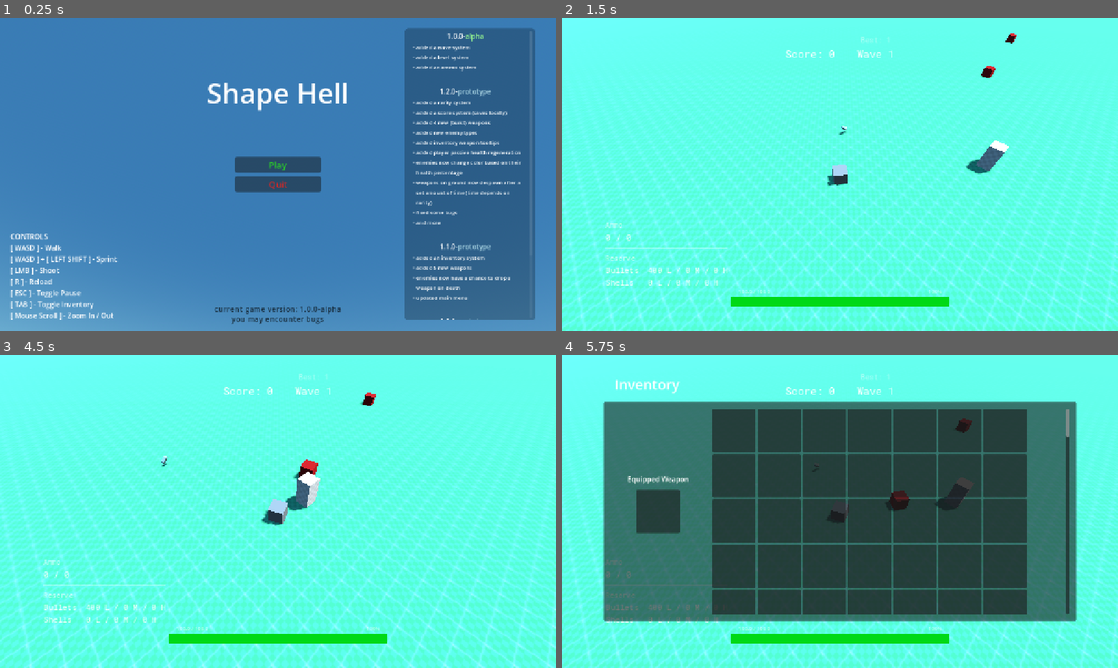
Above: before the commit, frames 1-4 (two rows, left to right).
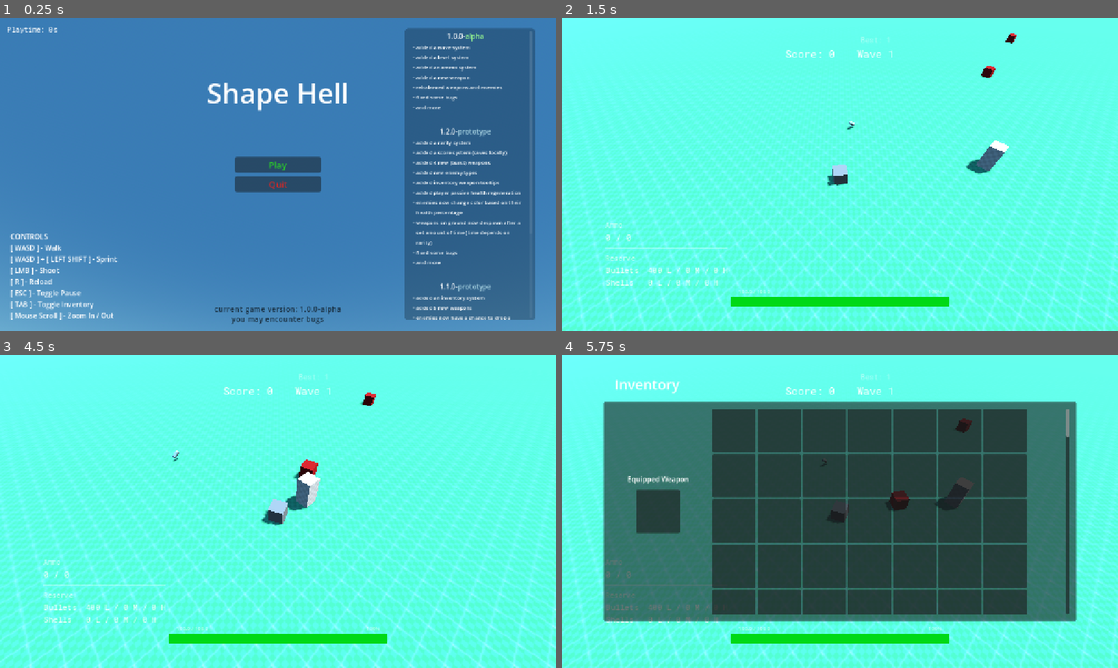
Above: after the commit, the same moments.

Repository: Denis-942/shape-hell
Game: Godot game, scene res://src/scenes/root.tscn
The game is run twice, just before and just after one commit, with the same random seed, the same clock (stepped at 60 frames per second) and the same inputs.
Inputs (mouse positions are in pixels of both pictures, inside the frame that each line leads up to):
- Up to frame 1 (0.25 s): no input
- Up to frame 2 (1.5 s): click "Play" at 0.5 s; move the mouse to (962, 158) at 1.27 s; hold D (right) from 1.28 s (still down); tap 1 (equip) at 1.35 s
- Up to frame 3 (4.5 s): move the mouse to (166, 527) at 2.02 s; release D (right) at 2.03 s; hold S (down) 2.03-2.78 s; tap 1 (equip) at 2.1, 3.05, 3.8 s; move the mouse to (333, 442) at 2.77 s; hold D (right) 2.78-3.53 s; hold Shift (sprint) 2.78-3.53 s; move the mouse to (250, 574) at 3.52 s; hold W (up) 3.53-4.28 s; click (250, 574) at 3.6 s; move the mouse to (444, 558) at 4.27 s; hold A (left) from 4.28 s (still down); tap Mouse wheel up (zoom_in) at 4.35 s
- Up to frame 4 (5.75 s): keep holding A (left); tap 1 (equip) at 4.55, 5.3 s; tap R (reload) at 4.9 s; move the mouse to (673, 464) at 5.02 s; tap Mouse wheel down (zoom_out) at 5.1 s; tap Tab (toggle_inventory) at 5.65 s

The runs differ from the first frame. In frame 1, 3.0% of the frame differs, in the area x 1-94%, y 2-97%; in frame 2, less than 0.1%; in frame 3, less than 0.1%; in frame 4, less than 0.1%.

Commit message:
Last commit for v1.0.0-alpha, finally, hope I didn't forget anything

Diff:
--- a/src/resources/shredder_weapon_data.tres
+++ b/src/resources/shredder_weapon_data.tres
@@ -19,8 +19,8 @@
 _single_rps = 150.0
 _single_fire_delay = 0.006666666666666667
 damage = SubResource("Resource_cysq1")
-max_ammo = 600
-reload_time = 5.0
+max_ammo = 1200
+reload_time = 6.0
 pierce = 5
 projectile_range = 25.0
 projectile_velocity = 70.0
--- a/src/scenes/root.tscn
+++ b/src/scenes/root.tscn
@@ -253,7 +253,7 @@
 visible = false
 texture = SubResource("GradientTexture2D_bhunq")
 
-[node name="CanvasLayer" type="CanvasLayer" parent="." uniqu …(139 unchanged characters)… "main_menu_best_wave_label", "main_menu_camera", "pause_menu", "pause_menu_resum …(661 unchanged characters)…
+[node name="CanvasLayer" type="CanvasLayer" parent="." uniqu …(139 unchanged characters)… "main_menu_best_wave_label", "main_menu_playtime_label", "main_menu_camera", "pause_menu", "pause_menu_resum …(661 unchanged characters)…
 process_mode = 3
 script = ExtResource("5_x75jv")
 main_menu = NodePath("Menus/MainMenu")
@@ -261,6 +261,7 @@
 main_menu_quit_button = NodePath("Menus/MainMenu/VBoxContainer/QuitButton")
 main_menu_high_score_label = NodePath("Menus/MainMenu/BestScores/HighScoreLabel")
 main_menu_best_wave_label = NodePath("Menus/MainMenu/BestScores/BestWaveLabel")
+main_menu_playtime_label = NodePath("Menus/MainMenu/PlaytimeLabel")
 main_menu_camera = NodePath("../Singletons/Game/MainMenuCamera")
 pause_menu = NodePath("Menus/PauseMenu")
 pause_menu_resume_button = NodePath("Menus/PauseMenu/VBoxContainer/ResumeButton")
@@ -606,6 +607,10 @@
 added a wave system
 added a level system
 added an ammo system
+added a new weapon
+rebalanced weapons and enemies
+fixed some bugs
+and more
 [/ul]
 [/font_size]
 [center]1.2.0-[color=light_blue]prototype[/color][/center][font_size=12][ul]
@@ -666,6 +671,15 @@
 you may encounter bugs"
 metadata/_custom_type_script = "uid://57nvopw0y6cr"
 
+[node name="PlaytimeLabel" type="Label" parent="CanvasLayer/Menus/MainMenu" unique_id=1499150989]
+layout_mode = 1
+offset_left = 16.0
+offset_top = 16.0
+offset_right = 151.0
+offset_bottom = 39.0
+theme_override_fonts/font = ExtResource("6_x75jv")
+text = "Playtime: 000s"
+
 [node name="PauseMenu" type="Control" parent="CanvasLayer/Menus" unique_id=901347754]
 visible = false
 layout_mode = 1
--- a/src/scenes/weapon_tooltip.tscn
+++ b/src/scenes/weapon_tooltip.tscn
@@ -17,17 +17,18 @@
 [sub_resource type="LabelSettings" id="LabelSettings_bhunq"]
 line_spacing = -2.0
 
-[node name="WeaponTooltip" type="Control" unique_id=1328970718 node_paths=PackedStringArray("weapon_name_label", "weapon_level_label", "rarity_label", "damage_label", "burst_label", "rpm_label", "max_ammo_label", "ammo_type_label", "ammo_we …(99 unchanged characters)…
+[node name="WeaponTooltip" type="Control" unique_id=1328970718 node_paths=PackedStringArray("weapon_name_label", "weapon_level_label", "rarity_label", "fire_type_label", "damage_label", "burst_label", "rpm_label", "ammo_label", "ammo_type_label", "ammo_we …(99 unchanged characters)…
 layout_mode = 3
 anchors_preset = 0
 script = ExtResource("1_nwery")
 weapon_name_label = NodePath("PanelContainer/VBoxContainer/NameLabel")
 weapon_level_label = NodePath("PanelContainer/VBoxContainer/Level")
 rarity_label = NodePath("PanelContainer/VBoxContainer/Rarity")
+fire_type_label = NodePath("PanelContainer/VBoxContainer/FireType")
 damage_label = NodePath("PanelContainer/VBoxContainer/Stats/Damage")
 burst_label = NodePath("PanelContainer/VBoxContainer/Stats/Burst")
 rpm_label = NodePath("PanelContainer/VBoxContainer/Stats/Rpm")
-max_ammo_label = NodePath("PanelContainer/VBoxContainer/Stats/MaxAmmo")
+ammo_label = NodePath("PanelContainer/VBoxContainer/Stats/Ammo")
 ammo_type_label = NodePath("PanelContainer/VBoxContainer/Stats/AmmoType")
 ammo_weight_label = NodePath("PanelContainer/VBoxContainer/Stats/AmmoWeight")
 reload_time_label = NodePath("PanelContainer/VBoxContainer/Stats/ReloadTime")
@@ -82,6 +83,16 @@
 autowrap_mode = 0
 horizontal_alignment = 1
 
+[node name="FireType" type="RichTextLabel" parent="PanelContainer/VBoxContainer" unique_id=759882142]
+layout_mode = 2
+theme_override_fonts/normal_font = ExtResource("2_pg1kh")
+theme_override_font_sizes/normal_font_size = 12
+bbcode_enabled = true
+text = "Single Fire"
+fit_content = true
+autowrap_mode = 0
+horizontal_alignment = 1
+
 [node name="Stats" type="VBoxContainer" parent="PanelContainer/VBoxContainer" unique_id=990561412]
 layout_mode = 2
 
@@ -112,12 +123,12 @@
 fit_content = true
 autowrap_mode = 0
 
-[node name="MaxAmmo" type="RichTextLabel" parent="PanelContainer/VBoxContainer/Stats" unique_id=703060607]
+[node name="Ammo" type="RichTextLabel" parent="PanelContainer/VBoxContainer/Stats" unique_id=703060607]
 layout_mode = 2
 theme_override_fonts/normal_font = ExtResource("2_pg1kh")
 theme_override_font_sizes/normal_font_size = 12
 bbcode_enabled = true
-text = "Max Ammo: x"
+text = "Ammo: x / x"
 fit_content = true
 autowrap_mode = 0
 
--- a/src/scripts/autoloads/utils.gd
+++ b/src/scripts/autoloads/utils.gd
@@ -10,20 +10,19 @@
 static func get_game_version() -> String:
 	return ProjectSettings.get_setting("application/config/version")
 
-static func get_game_version_pretty() -> String:
+static func _get_game_version_pretty() -> String:
 	var version: String = ProjectSettings.get_setting("application/config/version")
-	match version[-1]:
-		"p":
-			return "Prototype v%s" % version.trim_suffix("p")
-		"a":
-			return "Alpha v%s" % version.trim_suffix("a")
-		"b":
-			return "Beta v%s" % version.trim_suffix("b")
-		_ when version[-1].is_valid_int():
-			return "v%s" % version
-		_:
-			push_error("Incorrect game version format in ProjectSettings/application/config/version")
-			return ""
+	if version.ends_with("-prototype"):
+		return "Prototype v%s" % version.trim_suffix("-prototype")
+	elif version.ends_with("-alpha"):
+		return "Alpha v%s" % version.trim_suffix("-alpha")
+	elif version.ends_with("-beta"):
+		return "Beta v%s" % version.trim_suffix("-beta")
+	elif version[-1].is_valid_int():
+		return "v%s" % version
+	else:
+		push_warning("Incorrect game version format in ProjectSettings/application/config/version")
+		return "<error>"
 
 
 static func class_name_of(object: Object) -> StringName:
--- a/src/scripts/entity/player/player_inventory.gd
+++ b/src/scripts/entity/player/player_inventory.gd
@@ -57,9 +57,15 @@
 	__weapons[index] = weapon
 	index_changed.emit(index, weapon)
 
-func delete(index: int) -> void:
+func remove_at(index: int) -> void:
 	__weapons[index] = null
 	index_changed.emit(index, null)
+
+func clear() -> void:
+	for index: int in __weapons.size():
+		remove_at(index)
+	weapon_unequipped.emit(__equipped_weapon_data)
+	__equipped_weapon_data = null
 
 
 func equip(weapon: WeaponData) -> void:
--- a/src/scripts/singletons/game.gd
+++ b/src/scripts/singletons/game.gd
@@ -17,6 +17,7 @@
 signal score_changed(new_value: int)
 signal high_score_changed(new_value: int)
 signal best_wave_changed(new_value: int)
+signal playtime_changed(new_value_s: int)
 signal inventory_opened
 signal inventory_closed
 
@@ -79,6 +80,10 @@
 		else:
 			inst = value
 
+
+var _last_played_version: String
+
+
 var _playing: bool = false:
 	get:
 		return _playing
@@ -145,6 +150,15 @@
 	set(value):
 		_best_wave = value
 		best_wave_changed.emit(_best_wave)
+
+
+var _playtime: float:
+	get:
+		return _playtime
+	set(value):
+		_playtime = value
+		playtime_changed.emit(_playtime)
+
 
 
 var _wave_enemies_left: int:
@@ -170,10 +184,9 @@
 	_load_weapon_datas()
 	_enemy_kill_count = 0
 	_player_death_count = 0
-	_high_score = 0
-	_best_wave = 0
-
-	_spawn_starter_weapon()
+	# _high_score = 0
+	# _best_wave = 0
+	# _playtime = 0.0
 
 	go_to_main_menu()
 
@@ -187,8 +200,12 @@
 	await Utils.delay_frame()
 	_load_data()
 
-
-func _process(_delta: float) -> void:
+	_last_played_version = Utils.get_game_version()
+	print(_playtime)
+	print(_last_played_version)
+
+
+func _process(delta: float) -> void:
 	if Input.is_action_just_pressed("toggle_pause"):
 		if is_playing():
 			if not is_paused():
@@ -205,18 +222,22 @@
 				unpause()
 				inventory_closed.emit()
 
-
-func _notification(what: int) -> void:
-	if what == NOTIFICATION_WM_CLOSE_REQUEST:
-		quit()
+	_playtime += delta
+
+
+# func _notification(what: int) -> void:
+# 	if what == NOTIFICATION_WM_CLOSE_REQUEST:
+# 		quit()
 
 
 func start() -> void:
 	_score = 0
 	_enemy_kill_count = 0
 	_kill_all_enemies()
+	_clear_all_drops()
+	player.get_inventory().clear()
+	_spawn_starter_weapon()
 	player.global_position = Vector3(0, 2.0, 0)
-	#print.call_deferred(nodes.player.get_health())
 	player.heal(player.get_max_health())
 	_playing = true
 	_paused = false
@@ -270,6 +291,7 @@
 	player.level.set_value(_wave_number)
 	test_dummy.level.set_value(_wave_number)
 	wave_started.emit(_wave_number)
+	_save_data()
 
 
 func _start_next_wave() -> void:
@@ -292,14 +314,22 @@
 	_playing = false
 
 func quit() -> void:
+	get_tree().quit()
+
+
+func _exit_tree() -> void:
 	_save_data()
-	get_tree().quit()
 
 
 func _kill_all_enemies() -> void:
 	for entity: Entity in entity_holder.get_children():
 		if entity is Enemy:
 			entity.queue_free()
+
+func _clear_all_drops() -> void:
+	for drop: ItemDrop in item_holder.get_children():
+		if drop is ItemDrop:
+			drop.queue_free()
 
 
 func _load_weapon_datas() -> void:
@@ -349,8 +379,10 @@
 # temporary saving stuff
 func _save_data() -> void:
 	var config := ConfigFile.new()
-	config.set_value("general", "high_score", _high_score)
-	config.set_value("general", "best_wave", _best_wave)
+	config.set_value("stats", "high_score", _high_score)
+	config.set_value("stats", "best_wave", _best_wave)
+	config.set_value("stats", "playtime", _playtime)
+	config.set_value("general", "last_played_version", _last_played_version)
 	config.save_encrypted_pass(SAVE_LOAD_PATH, SAVE_LOAD_PASSWORD)
 
 # temporary loading stuff
@@ -361,15 +393,18 @@
 	if err != OK:
 		_high_score = 0
 		_best_wave = 0
-		print("fail")
+		_playtime = 0.0
+		push_warning("fail to load data")
 		return
 
-	_high_score = config.get_value("general", "high_score", 0)
-	_best_wave = config.get_value("general", "best_wave", 0)
+	_high_score = config.get_value("stats", "high_score", 0)
+	_best_wave = config.get_value("stats", "best_wave", 0)
+	_playtime = config.get_value("stats", "playtime", 0.0)
+	_last_played_version = config.get_value("general", "last_played_version", "")
 
 
 func _spawn_starter_weapon() -> void:
-	var item_pos := Vector3(randf_range(-3.0, 3.0), 2.0, randf_range(-7.0, -3.0))
+	var item_pos := Vector3(randf_range(-3.0, 3.0), 2.0, randf_range(-7.0, -5.0))
 	var weapon_data: WeaponData
 	# if OS.has_feature("editor"):
 	# 	weapon_data = test_weapon_data
--- a/src/scripts/singletons/ui.gd
+++ b/src/scripts/singletons/ui.gd
@@ -7,6 +7,7 @@
 @export var main_menu_quit_button: Button
 @export var main_menu_high_score_label: Label
 @export var main_menu_best_wave_label: Label
+@export var main_menu_playtime_label: Label
 @export var main_menu_camera: Camera3D
 
 @export_subgroup("Pause Menu", "pause_menu_")
@@ -94,6 +95,9 @@
 	Game.inst.score_changed.connect(_on_game_score_changed)
 	Game.inst.high_score_changed.connect(_on_game_high_score_changed)
 	Game.inst.best_wave_changed.connect(_on_game_best_wave_changed)
+	Game.inst.playtime_changed.connect(func(new_value_s: float) -> void:
+		main_menu_playtime_label.text = "Playtime: %ds" % int(new_value_s)
+		)
 	Game.inst.enemy_kill_count_changed.connect(func(value: int) -> void:
 		death_menu_enemy_kill_count_label.text = "Enemies killed in this life: %d" % value
 		)
--- a/src/scripts/ui/inventory_slot.gd
+++ b/src/scripts/ui/inventory_slot.gd
@@ -41,10 +41,10 @@
 			__EQUIP_ID:
 				var data := __inventory.get_equipped_weapon_data()
 				__inventory.equip(__inventory.at(__index))
-				__inventory.delete(__index)
+				__inventory.remove_at(__index)
 				__inventory.insert(__index, data)
 			__DELETE_ID:
-				__inventory.delete(__index)
+				__inventory.remove_at(__index)
 			__UNEQUIP_ID:
 				__inventory.unequip()
 		)
--- a/src/scripts/ui/weapon_tooltip.gd
+++ b/src/scripts/ui/weapon_tooltip.gd
@@ -5,10 +5,11 @@
 @export var weapon_name_label: Label
 @export var weapon_level_label: RichTextLabel
 @export var rarity_label: RichTextLabel
+@export var fire_type_label: RichTextLabel
 @export var damage_label: RichTextLabel
 @export var burst_label: RichTextLabel
 @export var rpm_label: RichTextLabel
-@export var max_ammo_label: RichTextLabel
+@export var ammo_label: RichTextLabel
 @export var ammo_type_label: RichTextLabel
 @export var ammo_weight_label: RichTextLabel
 @export var reload_time_label: RichTextLabel
@@ -25,13 +26,25 @@
 	rarity_label.text = "[color=%s]%s" % [
 		Game.RARITY_COLORS[data.rarity].to_html(),
 		Utils.enum_to_string(Game.Rarity)[data.rarity]]
+
+	var fire_type_string: String
+	if data.is_single_fire():
+		fire_type_string = "Single Fire"
+	elif data.is_burst_fire():
+		fire_type_string = "Burst Fire"
+	elif data.is_shotgun():
+		fire_type_string = "Shotgun"
+	else:
+		push_warning("Not a valid fire type")
+	fire_type_label.text = fire_type_string
+
 	var padding := 34
 	damage_label.text = "[color=#eee]Damage[/color]".rpad(padding) + str(data.damage.scaled)
 	burst_label.visible = data.is_burst_fire()
 	burst_label.text = "[color=#eee]Burst[/color]".rpad(padding) + str(data.get_burst_count())
 	rpm_label.text = "[color=#eee]Firerate[/color]".rpad(padding) + "%d [color=gray]rpm" % data.rpm
 
-	max_ammo_label.text = "[color=#eee]Max Ammo[/color]".rpad(padding) + str(data.max_ammo)
+	ammo_label.text = "[color=#eee]Ammo[/color]".rpad(padding) + "%d / %d" % [data.ammo, data.max_ammo]
 	var ammo_type_enum_str := Utils.enum_to_string(Game.AmmoType)[data.ammo_type].to_pascal_case()
 	ammo_type_label.text = "[color=#eee]Ammo Type[/color]".rpad(padding) + ammo_type_enum_str
 	var ammo_weight_enum_str := Utils.enum_to_string(Game.AmmoWeight)[data.ammo_weight].to_pascal_case()
